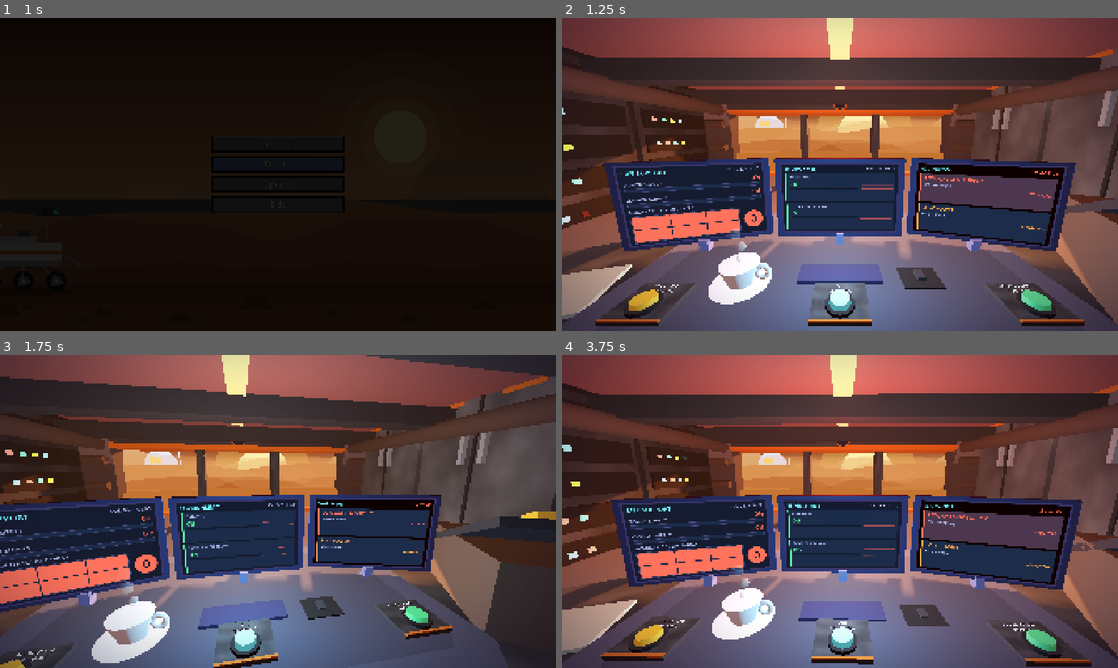
Above: before the commit, frames 1-4 (two rows, left to right).
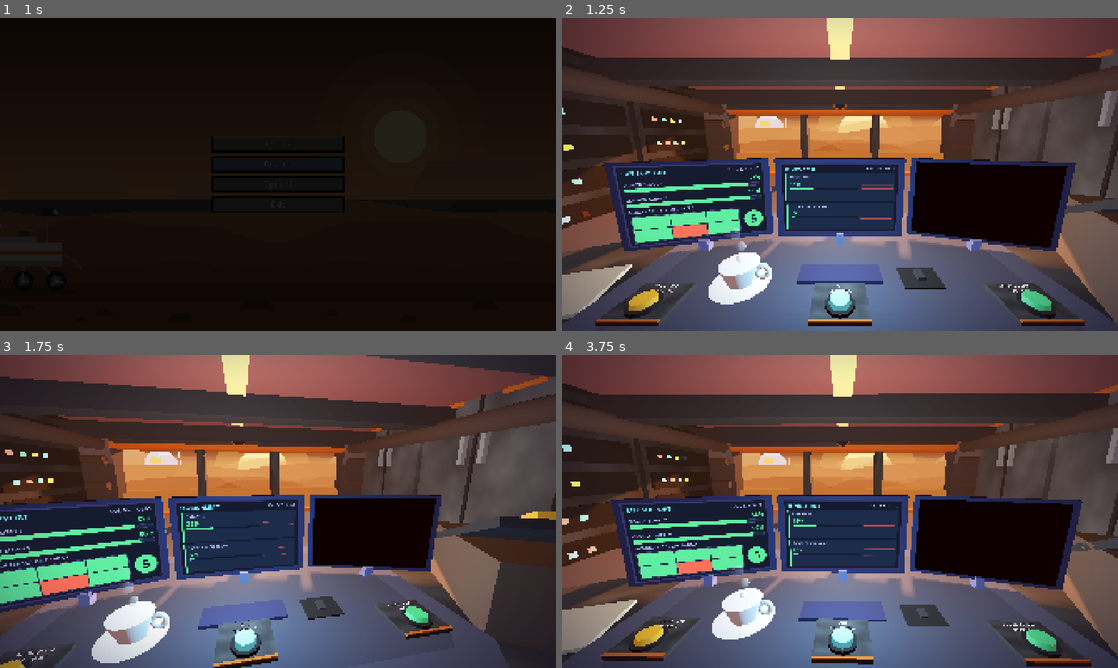
Above: after the commit, the same moments.

Repository: PolarLordStar/junior-astruonaut-mission-trainer
Game: Godot game, scene res://main_menu.tscn
The game is run twice, just before and just after one commit, with the same random seed, the same clock (stepped at 60 frames per second) and the same inputs.
Inputs (mouse positions are in pixels of both pictures, inside the frame that each line leads up to):
- Up to frame 1 (1 s): click "Restart" at 0.5 s
- Up to frame 2 (1.25 s): no input
- Up to frame 3 (1.75 s): move the mouse to (400, 495) at 1.27 s; click (400, 495) at 1.42 s
- Up to frame 4 (3.75 s): move the mouse to (728, 527) at 2.02 s; click (728, 527) at 2.17 s; move the mouse to (895, 442) at 2.77 s; click (895, 442) at 2.92 s; move the mouse to (812, 574) at 3.52 s; click (812, 574) at 3.67 s

Frame 1 is identical in both runs. In frame 2, 13% of the frame differs, in the area x 11-92%, y 0-74%; in frame 3, 6.3%; in frame 4, 18%, in the area x 10-100%, y 0-79%.
Error after the commit: Parse Error: Too few arguments for "decide_events()" call. Expected at least 2 but received 1. (res://main/game/game.gd:37)

Commit message:
transition screen b/w days

Diff:
--- a/main/game/game.gd
+++ b/main/game/game.gd
@@ -1,45 +1,74 @@
 extends Node
-var preset_values = preload("res://main/libraries/preset_values.gd")
+var preset_values = preload("res://main/libraries/preset_values.gd").new()
 var player_script = preload("res://main/game/player/player.gd").new()
-var save_script = preload("res://scripts/save_manager.gd")
+var save_script = preload("res://scripts/save_manager.gd").new()
 var components_script = preload("res://main/game/components/components.gd").new()
-
-var day_number: int = save_script.new().load_day()
+@onready var day_counter: CanvasLayer = $DayCounter
+@onready var day_transition: CanvasLayer = $DayTransition   # "You have survived!" screen (ui/day_transition.tscn)
+
+var day_number: int = save_script.load_day()
 var date
 
 func setup() -> void:
 	# Resetting Values
+	player_script.health = preset_values.MAX_HEALTH
+	components_script.Radiation = preset_values.RADIATION
+	components_script.Power = preset_values.POWER
+	components_script.Oxygen = preset_values.OXYGEN
+	components_script.ToxicPerch = preset_values.TOXIC_PERCH
+	components_script.SolarPanels = preset_values.SOLAR_PANELS
+
+	components_script.AirFilteringUsing = false
+	components_script.CoverSolarPanUsing = false
+	components_script.RadiationShieldingUsing = false
+
 	day_number += 1
 	date = await DonkiService.fetch_random_day()
 
-	# Resetting Components
-	player_script.health = preset_values.new().MAX_HEALTH
-	# ...
-
 	# Enabling Day-Dependent Components
-	# ...
+	update_day_by_day_components()
 
 	# Events
 	components_script.events_for_today = {}
 	components_script.events_to_occur = {}
 	components_script.events_occurring = {}
-	components_script.decide_events(date, day_number)
+	components_script.SolarEventOccurring = false
+	components_script.StormOccurring = components_script.STORMS.NONE
+	components_script.decide_events(date)
 	start_event_timers()
 
 	# Other
-	$Timers/DayTimer.wait_time = preset_values.new().DAY_DURATION
 	$Timers/DayTimer.start()
 	$Timers/TickUpdateTimer.start()
 
 
 # START OR NEXT DAY FUNCTIONS
 func start() -> void:
-	# ...screen saying Day Number
 	setup()
+	day_counter.show_day(day_number)
 func _on_day_end() -> void:
 	$Timers/DayTimer.stop()
 	$Timers/TickUpdateTimer.stop()
-	# ...screen saying day number survived
+	# The day is over: freeze the game and show the transition screen. It does NOT start the next day by
+	# itself any more, the player chooses with the two buttons (see the two functions below).
+	# On the last day there is no next day, so the Continue button is hidden.
+	get_tree().paused = true
+	day_transition.show_transition(day_number < preset_values.MAX_DAYS)
+
+
+# "Continue" on the transition screen: reset the day timer and start the next day.
+func _on_transition_continue() -> void:
+	$Timers/DayTimer.wait_time = preset_values.DAY_DURATION   # the day timer's original value again
+	get_tree().paused = false
+	start()   # setup() restarts DayTimer + TickUpdateTimer, and the day counter shows the new day number
+
+
+# "Return to Main Menu" on the transition screen.
+func _on_transition_main_menu() -> void:
+	get_tree().paused = false   # undo the pause from _on_day_end() first
+	get_tree().change_scene_to_file("res://main_menu.tscn")
+
+
 func _ready() -> void:
 	start()
 
@@ -73,6 +102,7 @@
 	# 1. Move the event from events_to_occur to events_occurring
 	components_script.events_to_occur.erase(event_dict)
 	components_script.events_occurring[event_dict] = duration
+	components_script.update_occurring_flags()
 	print("Event started: ", event_dict, " | Ends in: ", duration, "s")
 
 	# 2. Clean up the start delay timer
@@ -87,15 +117,94 @@
 	end_timer.timeout.connect(_on_event_duration_timeout.bind(event_dict, end_timer))
 	end_timer.start()
 
+
+
+
 func _on_event_duration_timeout(event_dict: Dictionary, end_timer: Timer) -> void:
 	# Remove the expired event from events_occurring
 	components_script.events_occurring.erase(event_dict)
+	components_script.update_occurring_flags()
 	print("Event ended: ", event_dict)
 
 	# Clean up the duration timer node
 	end_timer.queue_free()
 
 
+
+
+
 # COMPONENTS
+func update_day_by_day_components() -> void:
+	match day_number:
+		1:
+			components_script.PowerEnabled = true
+			components_script.RadiationEnabled = true
+			components_script.OxygenEnabled = false
+			components_script.ToxicPerchEnabled = false
+			components_script.SolarPanEnabled = false
+			components_script.StormsEnabled = false
+			components_script.SlowStormsEnabled = false
+			components_script.FastStormsEnabled = false
+
+			components_script.RadiationShieldingEnabled = true
+			components_script.AirFilteringEnabled = false
+			components_script.CoverSolarPanEnabled = false
+
+		2:
+			components_script.PowerEnabled = true
+			components_script.RadiationEnabled = true
+			components_script.OxygenEnabled = true
+			components_script.ToxicPerchEnabled = true
+			components_script.SolarPanEnabled = false
+			components_script.StormsEnabled = false
+			components_script.SlowStormsEnabled = false
+			components_script.FastStormsEnabled = false
+
+			components_script.RadiationShieldingEnabled = true
+			components_script.AirFilteringEnabled = true
+			components_script.CoverSolarPanEnabled = false
+
+		3:
+			components_script.PowerEnabled = true
+			components_script.RadiationEnabled = true
+			components_script.OxygenEnabled = true
+			components_script.ToxicPerchEnabled = true
+			components_script.SolarPanEnabled = true
+			components_script.StormsEnabled = true
+			components_script.SlowStormsEnabled = true
+			components_script.FastStormsEnabled = true
+
+			components_script.RadiationShieldingEnabled = true
+			components_script.AirFilteringEnabled = true
+			components_script.CoverSolarPanEnabled = true
+
+		4:
+			components_script.PowerEnabled = true
+			components_script.RadiationEnabled = true
+			components_script.OxygenEnabled = true
+			components_script.ToxicPerchEnabled = true
+			components_script.SolarPanEnabled = true
+			components_script.StormsEnabled = true
+			components_script.SlowStormsEnabled = true
+			components_script.FastStormsEnabled = true
+
+			components_script.RadiationShieldingEnabled = true
+			components_script.AirFilteringEnabled = true
+			components_script.CoverSolarPanEnabled = true
+
+		5:
+			components_script.PowerEnabled = true
+			components_script.RadiationEnabled = true
+			components_script.OxygenEnabled = true
+			components_script.ToxicPerchEnabled = true
+			components_script.SolarPanEnabled = true
+			components_script.StormsEnabled = true
+			components_script.SlowStormsEnabled = true
+			components_script.FastStormsEnabled = true
+
+			components_script.RadiationShieldingEnabled = true
+			components_script.AirFilteringEnabled = true
+			components_script.CoverSolarPanEnabled = true
+
 func _updating_tick() -> void:
 	components_script.tick_update()
--- a/main/game/game.tscn
+++ b/main/game/game.tscn
@@ -2,6 +2,8 @@
 
 [ext_resource type="Script" uid="uid://buikqrfnwyarc" path="res://main/game/game.gd" id="1_3epdo"]
 [ext_resource type="PackedScene" uid="uid://crroo36paioj6" path="res://main/game/room/control_room.tscn" id="2_5mlo5"]
+[ext_resource type="PackedScene" uid="uid://x0mt4djj6vod" path="res://main/game/ui/day_counter.tscn" id="3_daycounter"]
+[ext_resource type="PackedScene" path="res://main/game/ui/day_transition.tscn" id="4_daytransition"]
 
 [node name="Game" type="Node" unique_id=466476844]
 script = ExtResource("1_3epdo")
@@ -9,11 +11,18 @@
 [node name="Timers" type="Node" parent="." unique_id=956759653]
 
 [node name="DayTimer" type="Timer" parent="Timers" unique_id=1035871489]
+wait_time = 300.0
 one_shot = true
 
 [node name="TickUpdateTimer" type="Timer" parent="Timers" unique_id=1591023496]
 
 [node name="ControlRoom" parent="." unique_id=1901615750 instance=ExtResource("2_5mlo5")]
 
+[node name="DayCounter" parent="." unique_id=1010252669 instance=ExtResource("3_daycounter")]
+
+[node name="DayTransition" parent="." instance=ExtResource("4_daytransition")]
+
 [connection signal="timeout" from="Timers/DayTimer" to="." method="_on_day_end"]
 [connection signal="timeout" from="Timers/TickUpdateTimer" to="." method="_updating_tick"]
+[connection signal="continue_pressed" from="DayTransition" to="." method="_on_transition_continue"]
+[connection signal="main_menu_pressed" from="DayTransition" to="." method="_on_transition_main_menu"]
--- /dev/null
+++ b/main/game/ui/day_transition.gd
@@ -0,0 +1,108 @@
+extends CanvasLayer
+## Transition screen between the end of a day and the start of the next one.
+##
+## It shows "You have survived!", then "Continue?" with two buttons:
+##   Continue             -> emits continue_pressed. game.gd starts the next day with start().
+##   Return to Main Menu  -> emits main_menu_pressed. game.gd changes to the main menu scene.
+## This script only does the screen itself (fading, buttons). game.gd decides what the buttons do,
+## the same way PauseMenu.gd and control_room.gd work together.
+##
+## HOW TO SHOW IT (game.gd does this in _on_day_end()):
+##     $DayTransition.show_transition()         # with the Continue button
+##     $DayTransition.show_transition(false)    # last day: only "Return to Main Menu"
+##
+## All the nodes are in main/game/ui/day_transition.tscn: change the texts, font sizes, colours and
+## the darkness of the screen (Dim) there. The buttons use the shared McButton look.
+##
+## Node tree (day_transition.tscn):
+##   DayTransition (CanvasLayer, keeps running while the game is paused)
+##   └ Root
+##     ├ Dim (ColorRect, the dark screen; it also blocks clicks on the room behind)
+##     └ Center
+##       └ Box (VBox): Title, GapTop, PromptLabel, ContinueButton, GapBottom, MainMenuButton
+
+signal continue_pressed
+signal main_menu_pressed
+
+## Optional: drop a pixel font here and the texts use it (same file the pause menu looks for).
+const FONT_PATH := "res://fonts/pixel.ttf"
+
+@export var fade_in_time := 0.8     # seconds for the screen to fade in
+@export var fade_out_time := 0.6    # seconds for it to fade away when you press Continue
+@export var menu_fade_time := 0.4   # seconds to fade to black before the main menu loads
+
+@onready var _root: Control = $Root
+@onready var _dim: ColorRect = %Dim
+@onready var _title: Label = %Title
+@onready var _prompt: Label = %PromptLabel
+@onready var _continue: Button = %ContinueButton
+@onready var _menu: Button = %MainMenuButton
+
+var _tween: Tween
+var _dim_alpha := 0.94   # read from the scene in _ready()
+
+
+func _ready() -> void:
+	_dim_alpha = _dim.color.a
+	if ResourceLoader.exists(FONT_PATH):
+		var font := load(FONT_PATH) as Font
+		_title.add_theme_font_override("font", font)
+		_prompt.add_theme_font_override("font", font)
+
+
+## Fades the screen in. can_continue = false hides "Continue?" and the Continue button (last day).
+func show_transition(can_continue: bool = true) -> void:
+	_kill_tween()
+	_prompt.visible = can_continue
+	_continue.visible = can_continue
+	_set_buttons_disabled(true)   # no accidental click while it is still fading in
+	_dim.color.a = _dim_alpha
+	_root.mouse_filter = Control.MOUSE_FILTER_STOP
+	_root.modulate.a = 0.0
+	visible = true
+	_tween = create_tween()
+	_tween.tween_property(_root, "modulate:a", 1.0, fade_in_time)
+	_tween.tween_callback(_enable_buttons)
+
+
+func _enable_buttons() -> void:
+	_set_buttons_disabled(false)
+	if _continue.visible:
+		_continue.grab_focus()   # so Enter / Space also work
+	else:
+		_menu.grab_focus()
+
+
+func _set_buttons_disabled(value: bool) -> void:
+	_continue.disabled = value
+	_menu.disabled = value
+
+
+func _kill_tween() -> void:
+	if _tween != null and _tween.is_valid():
+		_tween.kill()
+
+
+# While this screen is up, Esc must not open the pause menu on top of it.
+func _unhandled_input(event: InputEvent) -> void:
+	if visible and event.is_action_pressed("ui_cancel"):
+		get_viewport().set_input_as_handled()
+
+
+# The buttons are wired to these in day_transition.tscn (Node tab > Signals).
+func _on_continue_button_pressed() -> void:
+	_set_buttons_disabled(true)
+	continue_pressed.emit()   # game.gd starts the new day...
+	_kill_tween()
+	_root.mouse_filter = Control.MOUSE_FILTER_IGNORE   # ...and the room can be clicked while this fades away
+	_tween = create_tween()
+	_tween.tween_property(_root, "modulate:a", 0.0, fade_out_time)
+	_tween.tween_callback(func(): visible = false)
+
+
+func _on_main_menu_button_pressed() -> void:
+	_set_buttons_disabled(true)
+	_kill_tween()
+	_tween = create_tween()
+	_tween.tween_property(_dim, "color:a", 1.0, menu_fade_time)   # fade to black first
+	_tween.tween_callback(main_menu_pressed.emit)
--- /dev/null
+++ b/main/game/ui/day_transition.tscn
@@ -0,0 +1,83 @@
+[gd_scene format=3]
+
+[ext_resource type="Script" path="res://main/game/ui/day_transition.gd" id="1_trans"]
+[ext_resource type="Script" path="res://scripts/mc_button.gd" id="2_btn"]
+
+[node name="DayTransition" type="CanvasLayer"]
+process_mode = 3
+layer = 20
+visible = false
+script = ExtResource("1_trans")
+
+[node name="Root" type="Control" parent="."]
+texture_filter = 1
+layout_mode = 3
+anchors_preset = 15
+anchor_right = 1.0
+anchor_bottom = 1.0
+grow_horizontal = 2
+grow_vertical = 2
+
+[node name="Dim" type="ColorRect" parent="Root"]
+unique_name_in_owner = true
+layout_mode = 1
+anchors_preset = 15
+anchor_right = 1.0
+anchor_bottom = 1.0
+grow_horizontal = 2
+grow_vertical = 2
+color = Color(0.02, 0.02, 0.08, 0.94)
+
+[node name="Center" type="CenterContainer" parent="Root"]
+layout_mode = 1
+anchors_preset = 15
+anchor_right = 1.0
+anchor_bottom = 1.0
+grow_horizontal = 2
+grow_vertical = 2
+
+[node name="Box" type="VBoxContainer" parent="Root/Center"]
+layout_mode = 2
+theme_override_constants/separation = 14
+
+[node name="Title" type="Label" parent="Root/Center/Box"]
+unique_name_in_owner = true
+layout_mode = 2
+theme_override_colors/font_color = Color(0.9333, 0.9412, 1, 1)
+theme_override_colors/font_outline_color = Color(0.0588, 0.1059, 0.1686, 1)
+theme_override_constants/outline_size = 14
+theme_override_font_sizes/font_size = 84
+text = "You have survived!"
+horizontal_alignment = 1
+
+[node name="GapTop" type="Control" parent="Root/Center/Box"]
+custom_minimum_size = Vector2(0, 24)
+layout_mode = 2
+
+[node name="PromptLabel" type="Label" parent="Root/Center/Box"]
+unique_name_in_owner = true
+layout_mode = 2
+theme_override_colors/font_outline_color = Color(0.1686, 0.1686, 0.1686, 1)
+theme_override_constants/outline_size = 3
+theme_override_font_sizes/font_size = 38
+text = "Continue?"
+horizontal_alignment = 1
+
+[node name="ContinueButton" type="Button" parent="Root/Center/Box"]
+unique_name_in_owner = true
+layout_mode = 2
+text = "Continue"
+script = ExtResource("2_btn")
+
+[node name="GapBottom" type="Control" parent="Root/Center/Box"]
+custom_minimum_size = Vector2(0, 12)
+layout_mode = 2
+
+[node name="MainMenuButton" type="Button" parent="Root/Center/Box"]
+unique_name_in_owner = true
+layout_mode = 2
+text = "Return to Main Menu"
+script = ExtResource("2_btn")
+
+[connection signal="pressed" from="Root/Center/Box/ContinueButton" to="." method="_on_continue_button_pressed"]
+[connection signal="pressed" from="Root/Center/Box/MainMenuButton" to="." method="_on_main_menu_button_pressed"]
Not shown, added: main/game/ui/day_transition.gd.uid
